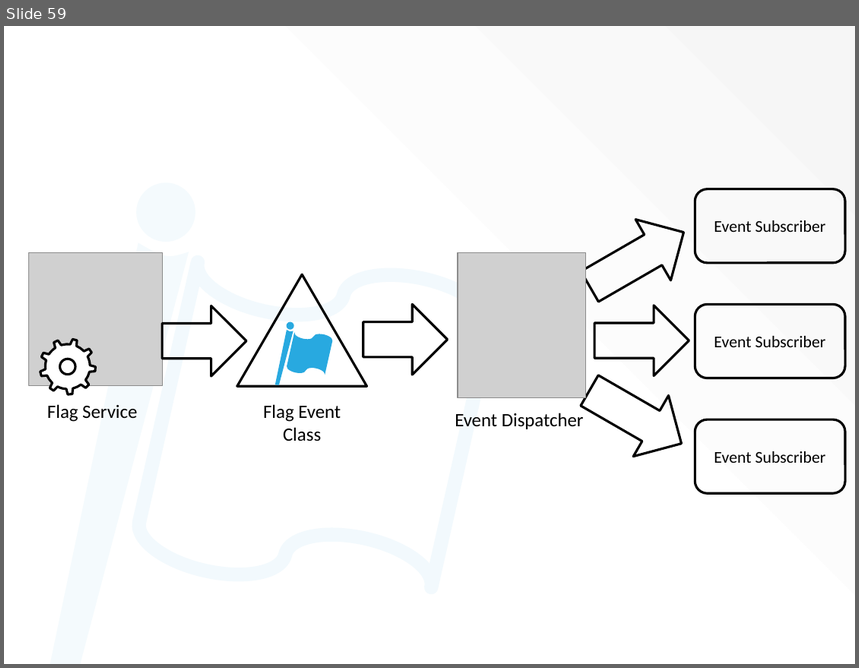
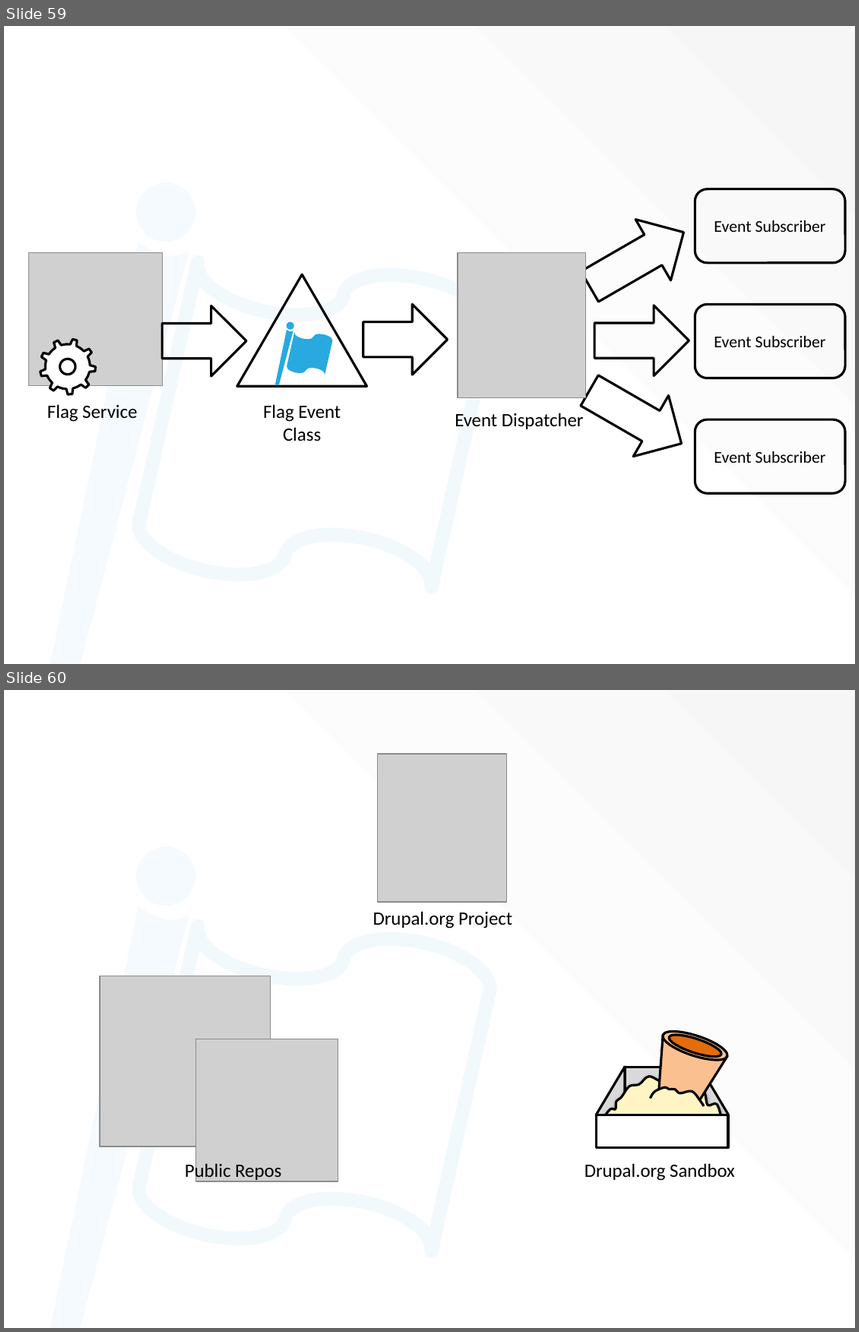
Before and after one commit to socketwench/portingFlagToDrupal8, a slide deck: src/flagOnD8.pptx. Shown one above the other, each under a label of ours: slide 59 before the commit, slides 59 and 60 after it. The pictures are 859x668 and 859x1332 pixels, drawn with LibreOffice and Linux fonts; fonts in the diff are those of the drawing; grey boxes stand for pictures; background and template pictures are left out. Boxes give left, top, right and bottom in pixels: in the first picture for what was removed or moved away, otherwise in the second. Text is boxed around its words. In the diff, an @@ line names an element or a change of style, - is before the commit and + after.

Commit message:
Copied changes from develop for Drupalcon Latin America 2015.

```diff
--- a/src/flagOnD8.pptx
+++ b/src/flagOnD8.pptx
@@ slide 60 added at (4,690,855,1328), background #FFFFFF; not listed: 4 template elements that a slide beside it also shows @@
@@ picture added at (377,754,506,902) @@
@@ text added at (373,911,512,929), 16 pt, text #000000 @@
+Drupal.org Project
@@ picture added at (101,976,272,1147) @@
@@ ellipse added at (660,1025,731,1066), fill #FAC090, outline #000000 2 pt @@
@@ ellipse added at (667,1030,724,1061), fill #E46C0A, outline #000000 2 pt @@
@@ picture added at (196,1040,338,1182) @@
@@ trapezoid added at (645,1036,728,1109), fill #FAC090, outline #000000 2 pt @@
@@ parallelogram added at (597,1067,625,1147), fill #D9D9D9, outline #000000 2 pt @@
@@ freeform shape added at (602,1076,721,1132), fill #FFF5C4, outline #000000 2 pt @@
@@ rectangle added at (624,1067,699,1099), fill #D9D9D9, outline #000000 2 pt @@
@@ parallelogram added at (700,1067,728,1147), fill #D9D9D9, outline #000000 2 pt @@
@@ freeform shape added at (650,1087,704,1106), fill #FFF5C4, outline #000000 2 pt @@
@@ rectangle added at (597,1116,728,1149), fill #FFFFFF, outline #000000 2 pt @@
@@ text added at (185,1161,281,1181), 16 pt, text #000000 @@
+Public Repos
@@ text added at (585,1163,735,1181), 16 pt, text #000000 @@
+Drupal.org Sandbox
```
Also in this commit, not shown: 7 slides changed, 7 other slides added, 27 other files.
